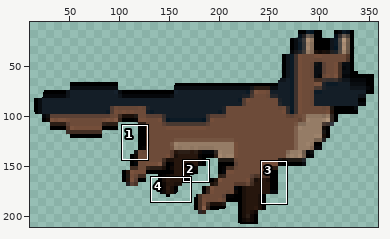
Edited in one commit: sprite sheet (img/dogRun1.PNG). Above, an overview of the earlier version with the close-up marked.
Close-up. Old version:
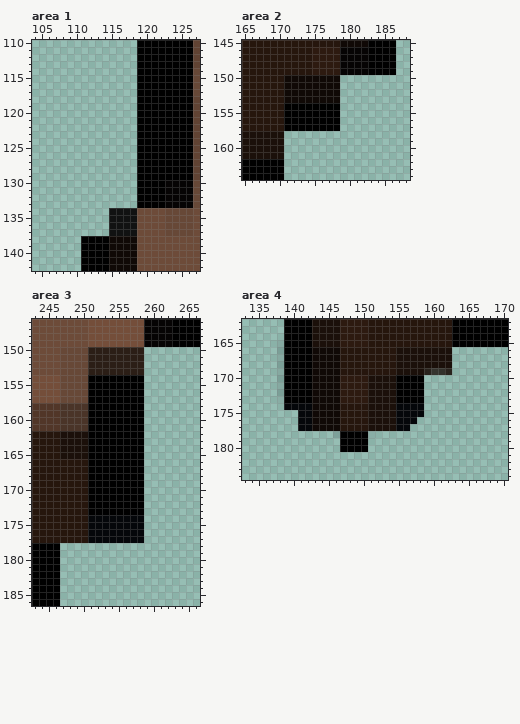
The file is 371x211 pixels. Pixels under 10% opacity are left out. Colours within 5 levels of each other are drawn and written as one. Shown: area 1: x 104..127, y 110..142; area 2: x 165..188, y 145..164; area 3: x 243..266, y 146..186; area 4: x 133..170, y 162..184. The wide view leaves out empty margins. The commit also changed other parts of the picture, which this record leaves out.
New version:
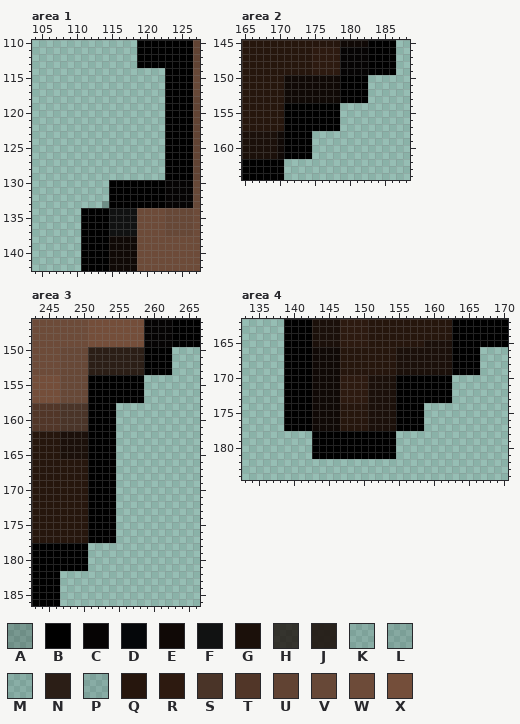
Palette (. is transparent): A #00000033  B #000000  C #060404  D #05070a  E #100906  F #111212  G #1b100a  H #1d120dcd  J #1d120de6  K #1419201a  L #14192020  M #171e261a  N #2b1e16  P #242d3a20  Q #26160d  R #2d1a10  S #4a3428  T #513628  U #614333  V #674837  W #6d4b39  X #744e3a
Edits made:
Changed rows in their new state; - is an unchanged pixel.
Area 1:
first column x 111:
114 --------....
115 --------....
116 --------....
117 --------....
118 --------....
119 --------....
120 --------....
121 --------....
122 --------....
123 --------....
124 --------....
125 --------....
126 --------....
127 --------....
128 --------....
129 --------....
130 ----BBBB----
131 ----BBBB----
132 ----BBBB----
133 ---ABBBB----
134 BBBB--------
135 BBBB--------
136 BBBB--------
137 BBBB--------
Area 2:
first column x 179:
150 BBBB
151 BBBB
152 BBBB
153 BBBB
first column x 170:
158 EBBBB
159 EBBBB
160 EBBBB
161 EBBBB
Area 3:
first column x 259:
150 BBBB
151 BBBB
152 BBBB
153 BBBB
first column x 247:
158 --------....
159 --------....
160 --------....
161 --------....
162 --------....
163 --------....
164 --------....
165 --------....
166 --------....
167 --------....
168 --------....
169 --------....
170 --------....
171 --------....
172 --------....
173 --------....
174 ----BBBB....
175 ----BBBB....
176 ----BBBB....
177 ----BBBB....
178 BBBB--------
179 BBBB--------
180 BBBB--------
181 BBBB--------
Area 4:
first column x 138:
165 .--------------------GGGG----
166 .------------------------BBBB
167 .------------------------BBBB
168 .------------------------BBBB
169 .--------------------GGGGBBBB
170 .--------------------BBBB----
171 .--------------------BBBB----
172 .--------------------BBBB----
173 .--------------------BBBB----
174 -BBBB------------BBBB--------
175 -BBBB------------BBBB--------
176 -BBBB------------BBBB--------
177 -BBBB------------BBBB--------
178 -----BBBB----BBBB------------
179 -----BBBB----BBBB------------
180 -----BBBB----BBBB------------
181 -----BBBBBBBBBBBB------------
Boxes around the changes in both close-ups, in picture pixels (x1, y1, x2, y2):
changed: (81, 68, 165, 236)
added: (340, 75, 368, 103)
changed: (277, 131, 312, 159)
added: (144, 347, 172, 375)
changed: (60, 403, 144, 571)
changed: (277, 340, 480, 459)
